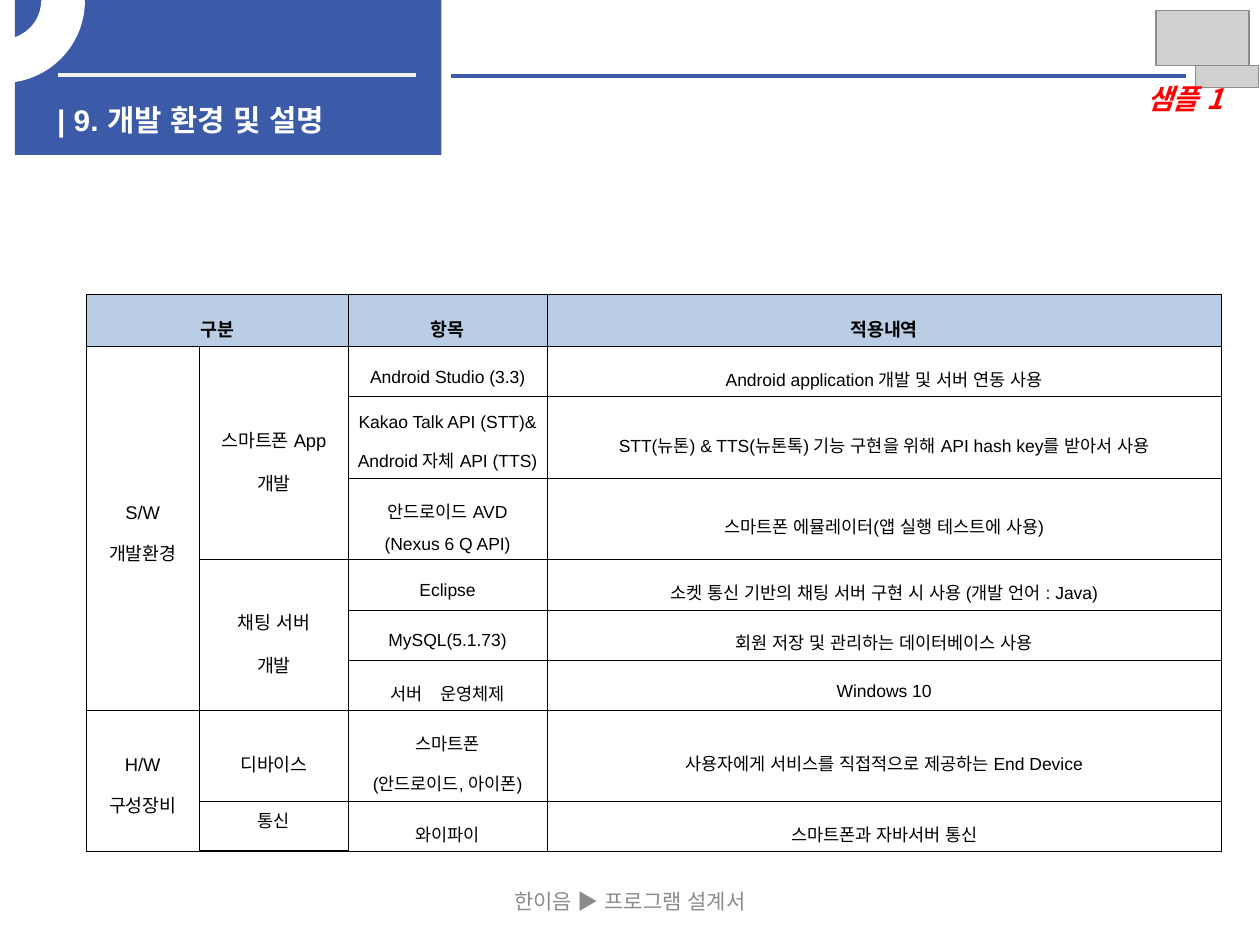
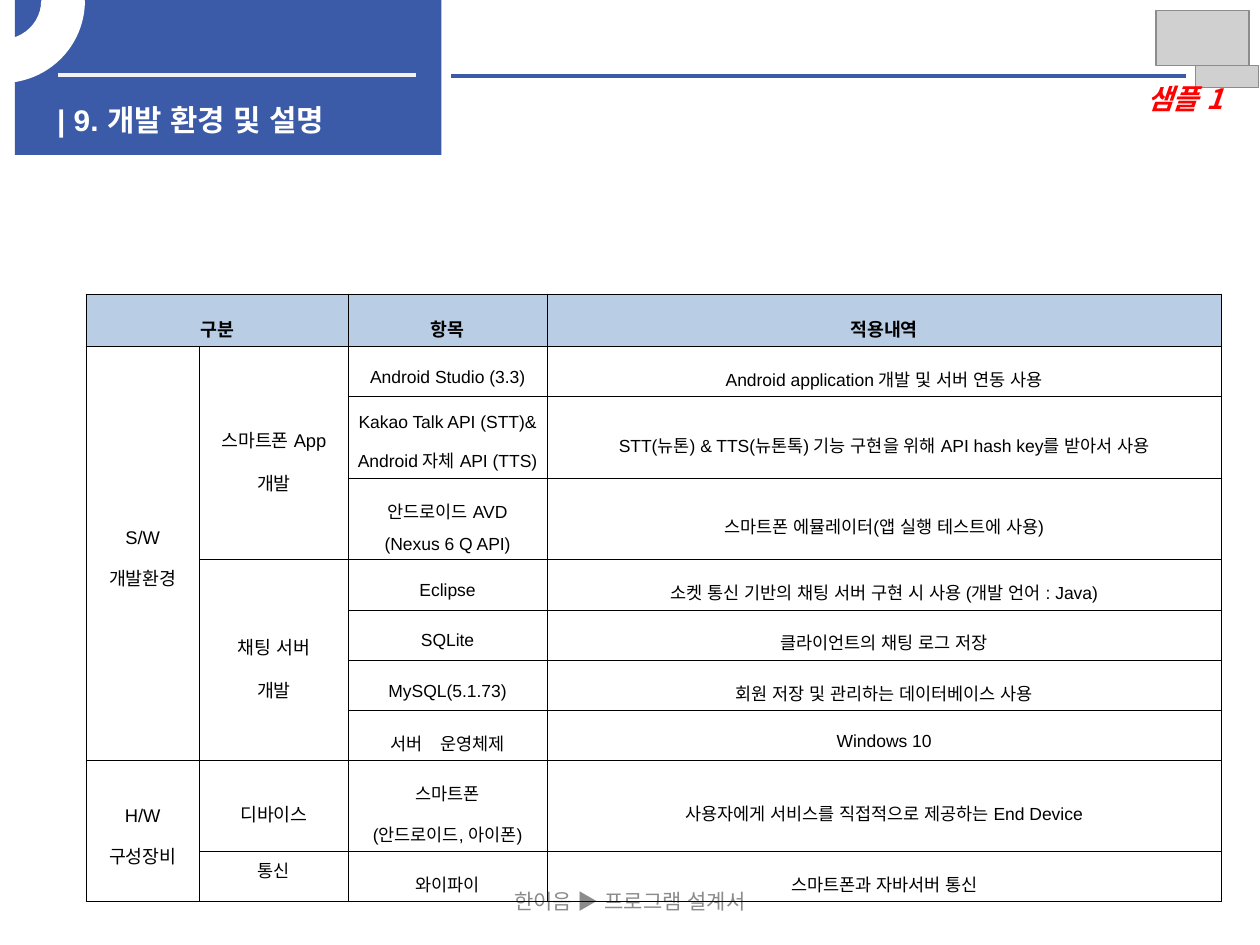
Before and after one commit to jee00609/Chatting, a slide deck: slide 31 of SW개발_HW 제작 설계서.pptx (slide 20 before the commit). Drawn at 1260x945 pixels with LibreOffice and Linux fonts; fonts in the diff are those of the drawing; grey boxes stand for pictures. Boxes give left, top, right and bottom in pixels: in the first picture for what was removed or moved away, otherwise in the second. Text is boxed around its words. In the diff, an @@ line names an element or a change of style, - is before the commit and + after.

```diff
--- a/SW개발_HW 제작 설계서.pptx
+++ b/SW개발_HW 제작 설계서.pptx
@@ table at [86,294,1220,897] @@
+row 6:  |  | SQLite | 클라이언트의 채팅 로그 저장
```
Also in this commit, not shown: 16 other slides changed, 11 slides added.
